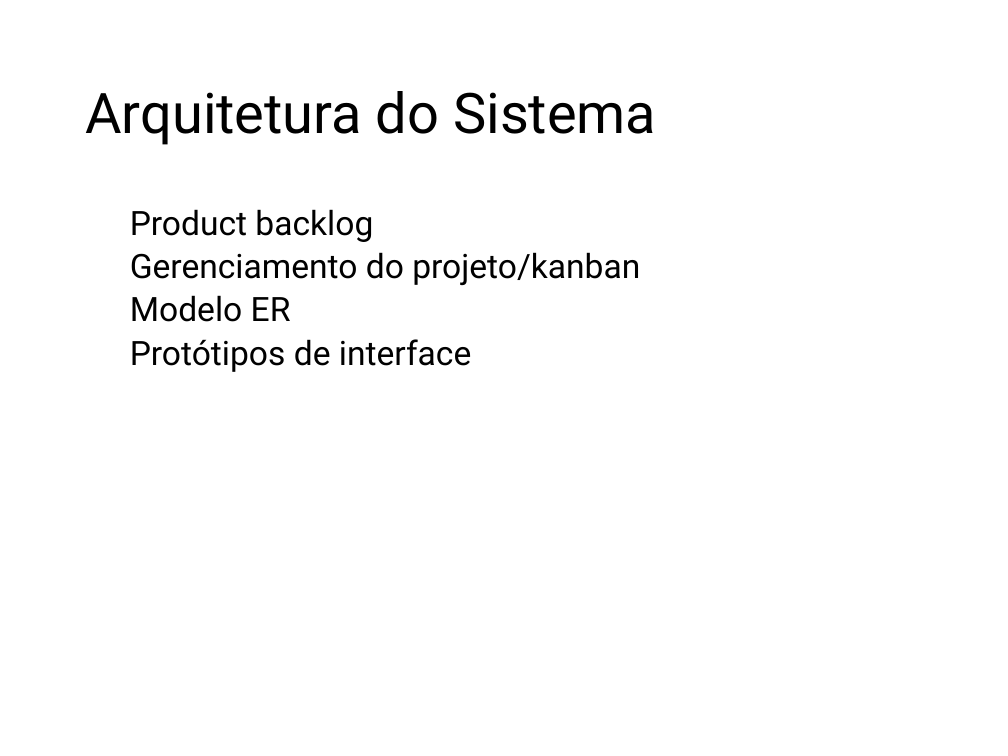
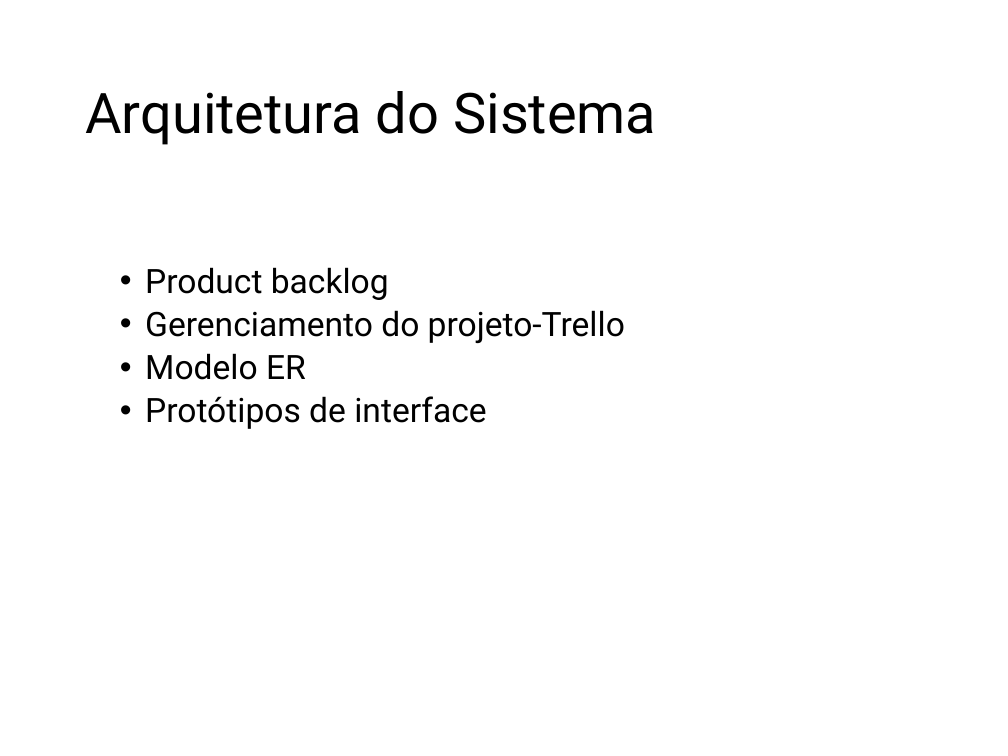
Before and after one commit to LeonDias1989/Kcal-Control, a slide deck: slide 14 of Kcal Control.pptx (slide 15 before the commit). Drawn at 1008x756 pixels with LibreOffice and Linux fonts; fonts in the diff are those of the drawing. Boxes give left, top, right and bottom in pixels: in the first picture for what was removed or moved away, otherwise in the second. Text is boxed around its words. In the diff, an @@ line names an element or a change of style, - is before the commit and + after.

```diff
--- a/Kcal Control.pptx
+++ b/Kcal Control.pptx
@@ text "Product backlog": place and size @@
-text "Product backlog" at bbox=[130, 209, 640, 372]
+text "Product backlog" at bbox=[145, 267, 625, 429]
@@ text at bbox=[145, 267, 486, 429]: bullet none to • @@
@@ text at bbox=[145, 310, 625, 343]: text changed @@
-  Gerenciamento do projeto/kanban
+  • Gerenciamento do projeto-Trello
```
Also in this commit, not shown: 13 other slides changed, 2 slides removed, 11 other files.
